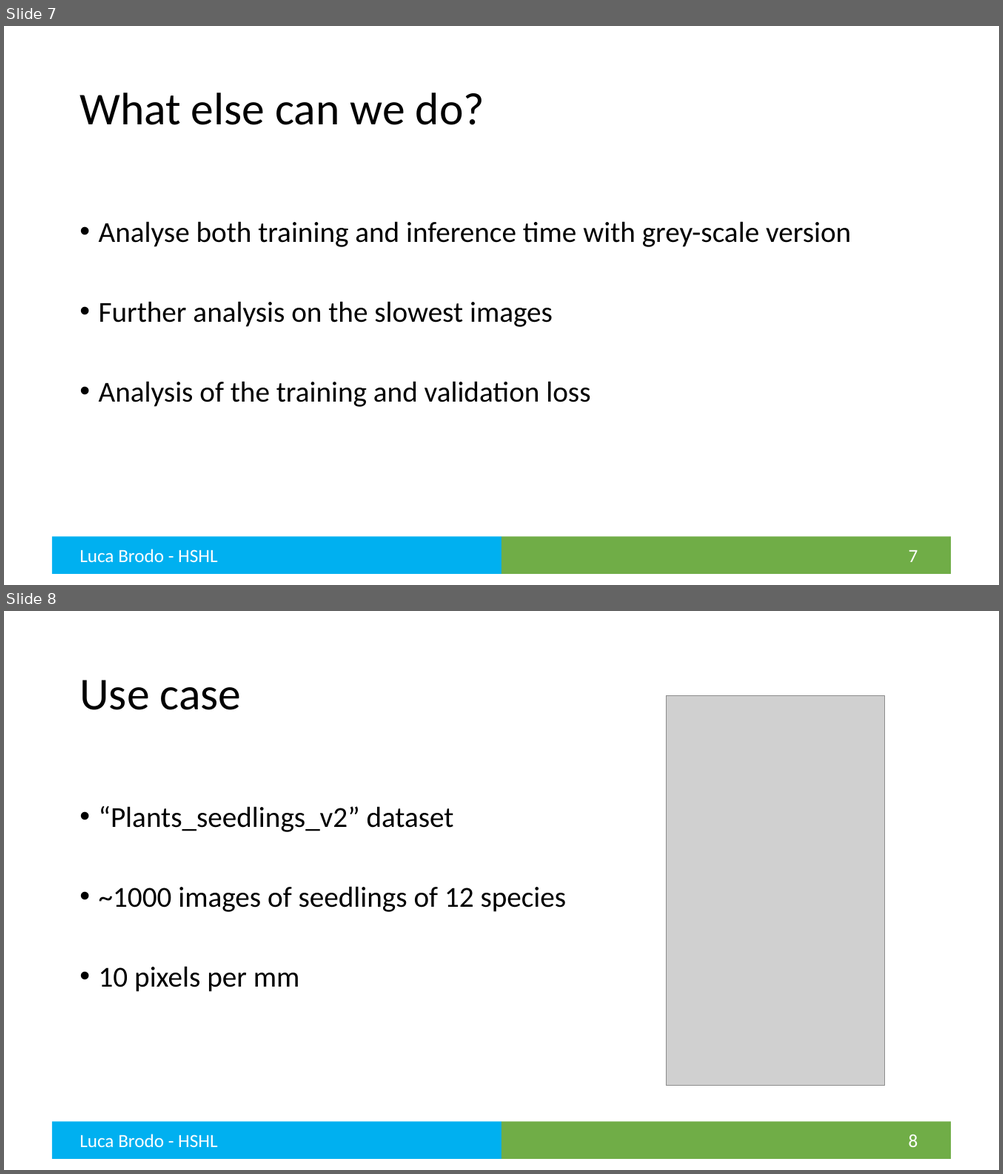
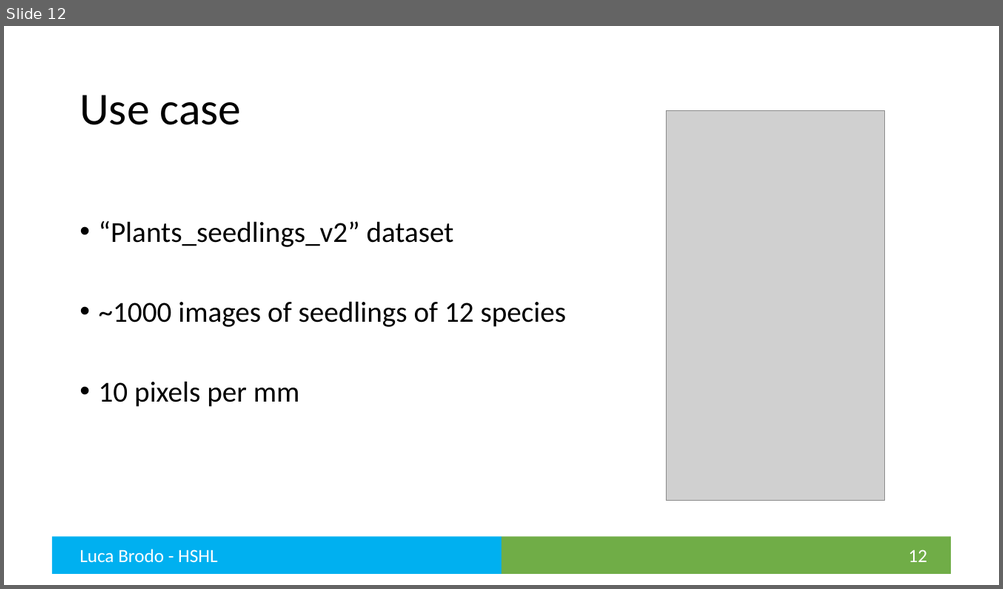
Before and after one commit to brodoluca/FinalThesisHSHL, a slide deck: Presentation/Final Presentation.pptx. Shown one above the other, each under a label of ours: slides 7 and 8 before the commit, slide 12 after it. The pictures are 1003x1174 and 1003x589 pixels, drawn with LibreOffice and Linux fonts; fonts in the diff are those of the drawing; grey boxes stand for pictures. Boxes give left, top, right and bottom in pixels: in the first picture for what was removed or moved away, otherwise in the second. Text is boxed around its words. In the diff, an @@ line names an element or a change of style, - is before the commit and + after.

```diff
--- a/Presentation/Final Presentation.pptx
+++ b/Presentation/Final Presentation.pptx
@@ slide 7 removed at (x1=4, y1=26, x2=999, y2=585), background #FFFFFF; not listed: 2 template elements that a slide beside it also shows @@
@@ title removed at (x1=79, y1=93, x2=484, y2=125) @@
-What else can we do?
@@ text removed at (x1=99, y1=221, x2=851, y2=407) @@
-• Analyse both training and inference time with grey-scale version
-• Further analysis on the slowest images
-• Analysis of the training and validation loss
@@ text removed at (x1=79, y1=549, x2=218, y2=562) @@
-Luca Brodo - HSHL
@@ page number removed at (x1=908, y1=551, x2=918, y2=562) @@
-7
@@ what was slide 8 is now slide 12 @@
@@ page number at (x1=908, y1=550, x2=928, y2=562): text changed @@
-8
+12
```
Also in this commit, not shown: 9 slides changed, 5 slides added, 2 other slides removed, 14 other files.
